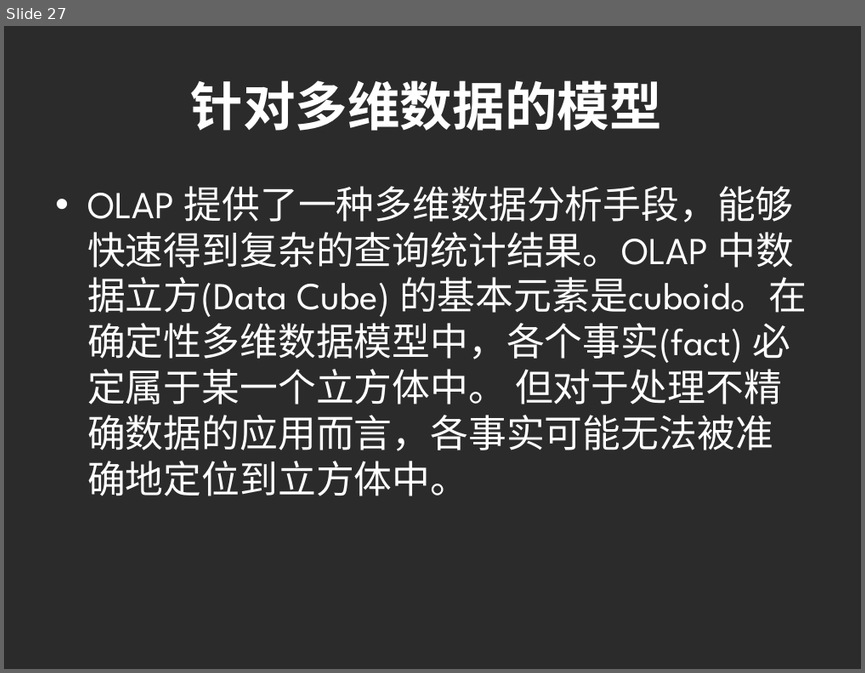
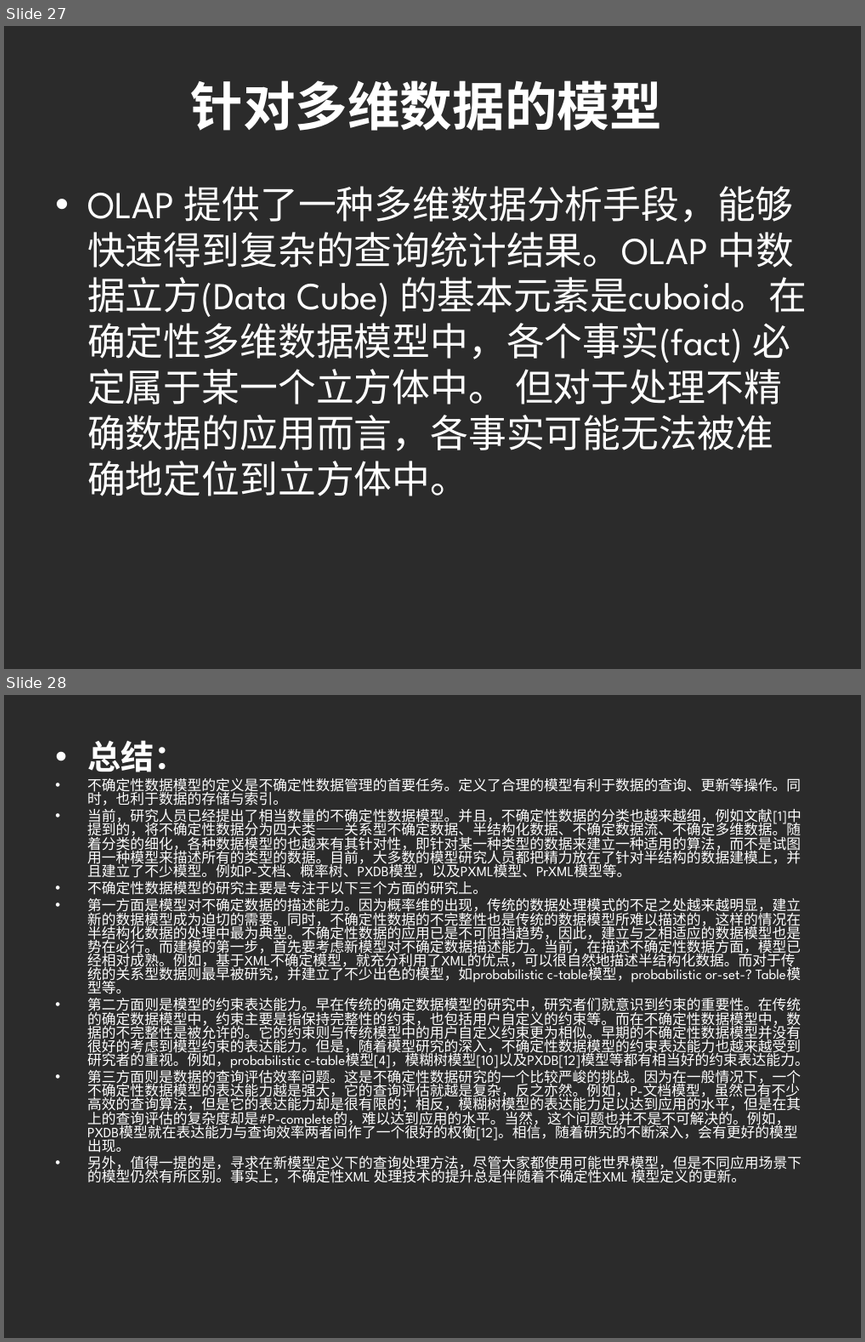
Before and after one commit to HiltonWei/wpstest, a slide deck: branches/江李科/资料整理与读书报告/答辩演示-不确定性数据的模型研究.ppt. Shown one above the other, each under a label of ours: slide 27 before the commit, slides 27 and 28 after it. The pictures are 865x673 and 865x1342 pixels, drawn with LibreOffice and Linux fonts; fonts in the diff are those of the drawing; background and template pictures are left out; a plain dark background stands for a picture behind light text. Boxes give left, top, right and bottom in pixels: in the first picture for what was removed or moved away, otherwise in the second. Text is boxed around its words. In the diff, an @@ line names an element or a change of style, - is before the commit and + after.

```diff
--- a/branches/江李科/资料整理与读书报告/答辩演示-不确定性数据的模型研究.ppt
+++ b/branches/江李科/资料整理与读书报告/答辩演示-不确定性数据的模型研究.ppt
@@ slide 28 added at (4,695,861,1338), background picture (left out) @@
@@ text added at (87,740,809,1183), 12 pt, text #FFFFFF @@
+• 总结：
+• 不确定性数据模型的定义是不确定性数据管理的首要任务。定义了合理的模型有利于数据的查询、更新等操作。同时，也利于数据的存储与索引。
+• 当前，研究人员已经提出了相当数量的不确定性数据模型。并且，不确定性数据的分类也越来越细，例如文献[1]中提到的，将不确定性数据分为四大类——关系型不确定数据、半结构化数据、不确定数据流、不确定多维数据。随着分类的细化，各种数据模型的也越来有其针对性，即针对某一种类型的数据来建立一种适用的算法，而不是试图用一种模型来描述所有的类型的数据。目前，大多数的模型研究人员都把精力放在了针对半结构的数据建模上，并且建立了不少模型。例如P-文档、概率树、PXDB模型，以及PXML模型、PrXML模型等。
+• 不确定性数据模型的研究主要是专注于以下三个方面的研究上。
+• 第一方面是模型对不确定数据的描述能力。因为概率维的出现，传统的数据处理模式的不足之处越来越明显，建立新的数据模型成为迫切的需要。同时，不确定性数据的不完整性也是传统的数据模型所难以描述的，这样的情况在半结构化数据的处理中最为典型。不确定性数据的应用已是不可阻挡趋势，因此，建立与之相适应的数据模型也是势在必行。而建模的第一步，首先要考虑新模型对不确定数据描述能力。当前，在描述不确定性数据方面，模型已经相对成熟。例如，基于XML不确定模型，就充分利用了XML的优点，可以很自然地描述半结构化数据。而对于传统的关系型数据则最早被研究，并建立了不少出色的模型，如probabilistic c-table模型，probabilistic or-set-? Table模型等。
+• 第二方面则是模型的约束表达能力。早在传统的确定数据模型的研究中，研究者们就意识到约束的重要性。在传统的确定数据模型中，约束主要是指保持完整性的约束，也包括用户自定义的约束等。而在不确定性数据模型中，数据的不完整性是被允许的。它的约束则与传统模型中的用户自定义约束更为相似。早期的不确定性数据模型并没有很好的考虑到模型约束的表达能力。但是，随着模型研究的深入，不确定性数据模型的约束表达能力也越来越受到研究者的重视。例如，probabilistic c-table模型[4]，模糊树模型[10]以及PXDB[12]模型等都有相当好的约束表达能力。
+• 第三方面则是数据的查询评估效率问题。这是不确定性数据研究的一个比较严峻的挑战。因为在一般情况下，一个不确定性数据模型的表达能力越是强大，它的查询评估就越是复杂，反之亦然。例如，P-文档模型，虽然已有不少高效的查询算法，但是它的表达能力却是很有限的；相反，模糊树模型的表达能力足以达到应用的水平，但是在其上的查询评估的复杂度却是#P-complete的，难以达到应用的水平。当然，这个问题也并不是不可解决的。例如，PXDB模型就在表达能力与查询效率两者间作了一个很好的权衡[12]。相信，随着研究的不断深入，会有更好的模型出现。
+• 另外，值得一提的是，寻求在新模型定义下的查询处理方法，尽管大家都使用可能世界模型，但是不同应用场景下的模型仍然有所区别。事实上，不确定性XML 处理技术的提升总是伴随着不确定性XML 模型定义的更新。
```
Also in this commit, not shown: 1 other slide added.
